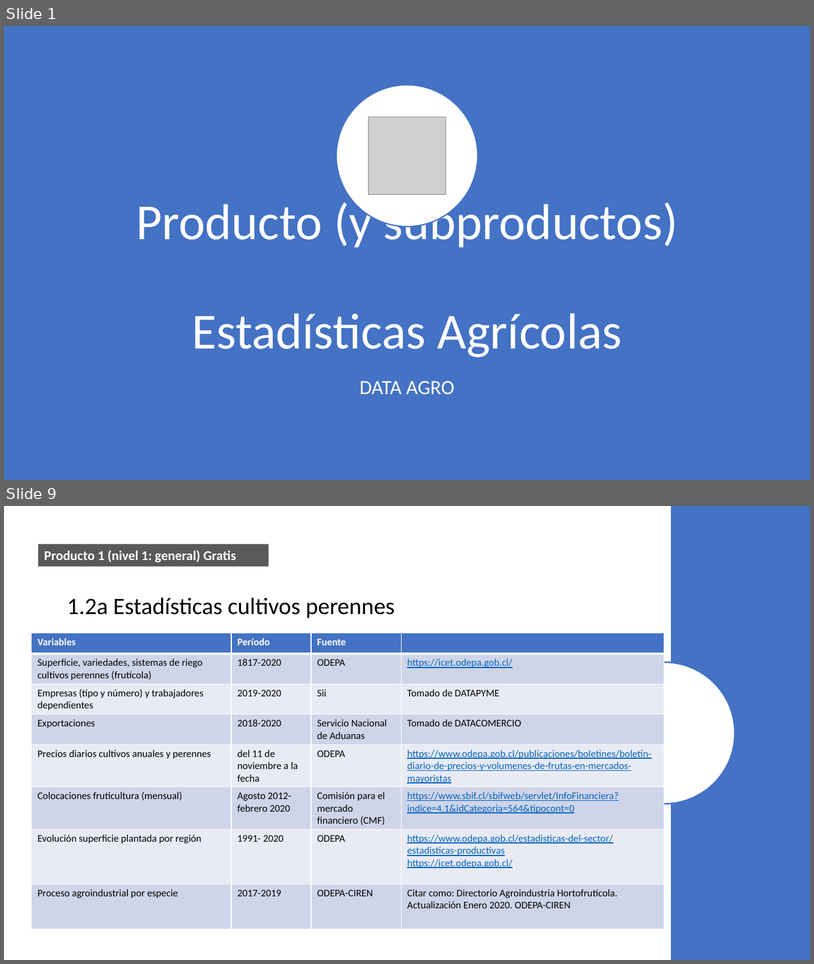
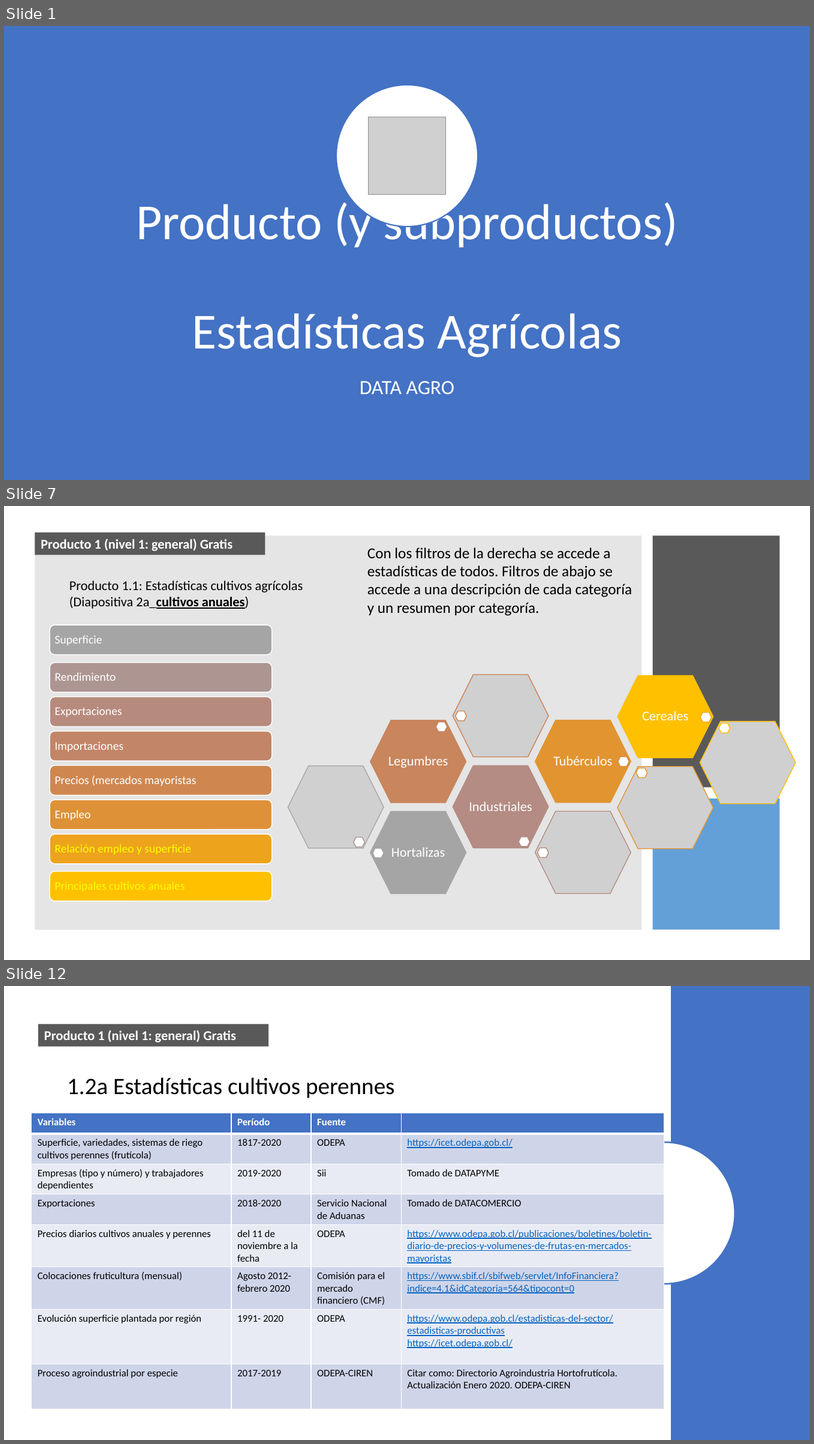
Before and after one commit to Sud-Austral/DATA-AGRO, a slide deck: Repositorio Agricultura/Para power bi/Chile/Agricola/Power Bi (variables a mostrar).pptx. Shown one above the other, each under a label of ours: slides 1 and 9 before the commit, slides 1, 7 and 12 after it; the slides between them are not shown. The pictures are 814x964 and 814x1444 pixels, drawn with LibreOffice and Linux fonts; fonts in the diff are those of the drawing; grey boxes stand for pictures. Boxes give left, top, right and bottom in pixels: in the first picture for what was removed or moved away, otherwise in the second. Text is boxed around its words. In the diff, an @@ line names an element or a change of style, - is before the commit and + after.

```diff
--- a/Repositorio Agricultura/Para power bi/Chile/Agricola/Power Bi (variables a mostrar).pptx
+++ b/Repositorio Agricultura/Para power bi/Chile/Agricola/Power Bi (variables a mostrar).pptx
@@ slide 7 added at <box>4,506,810,960</box>, background #FFFFFF @@
@@ rectangle added at <box>35,535,642,930</box>, fill #808080 at 20% opacity @@
@@ rectangle added at <box>35,532,266,555</box>, fill #595959, 16 pt, text #FFFFFF, bold @@
+Producto 1 (nivel 1: general) Gratis
@@ rectangle added at <box>653,535,780,787</box>, fill #595959 @@
@@ text added at <box>368,547,633,616</box>, 18 pt, text #000000 @@
+Con los filtros de la derecha se accede a estadísticas de todos. Filtros de abajo se accede a una descripción de cada categoría y un resumen por categoría.
@@ text added at <box>69,580,303,609</box>, 16 pt, text #000000 @@
+Producto 1.1: Estadísticas cultivos agrícolas (Diapositiva 2a_cultivos anuales)
@@ group added at <box>288,675,796,894</box>: 15 hexagons, 5 texts, 5 pictures @@
+Hortalizas
+Industriales
+Legumbres
+Tubérculos
+Cereales
@@ rectangle added at <box>653,798,780,930</box>, fill #5B9BD5 at 95% opacity @@
@@ group added at <box>50,625,273,901</box>: 8 rounded rectangles, 8 texts @@
+Superficie
+Rendimiento
+Exportaciones
+Importaciones
+Precios (mercados mayoristas
+Empleo
+Relación empleo y superficie
+Principales cultivos anuales
@@ what was slide 9 is now slide 12 @@
```
Also in this commit, not shown: 5 slides changed, 4 other slides added, 1 slide removed, 7 other files.
